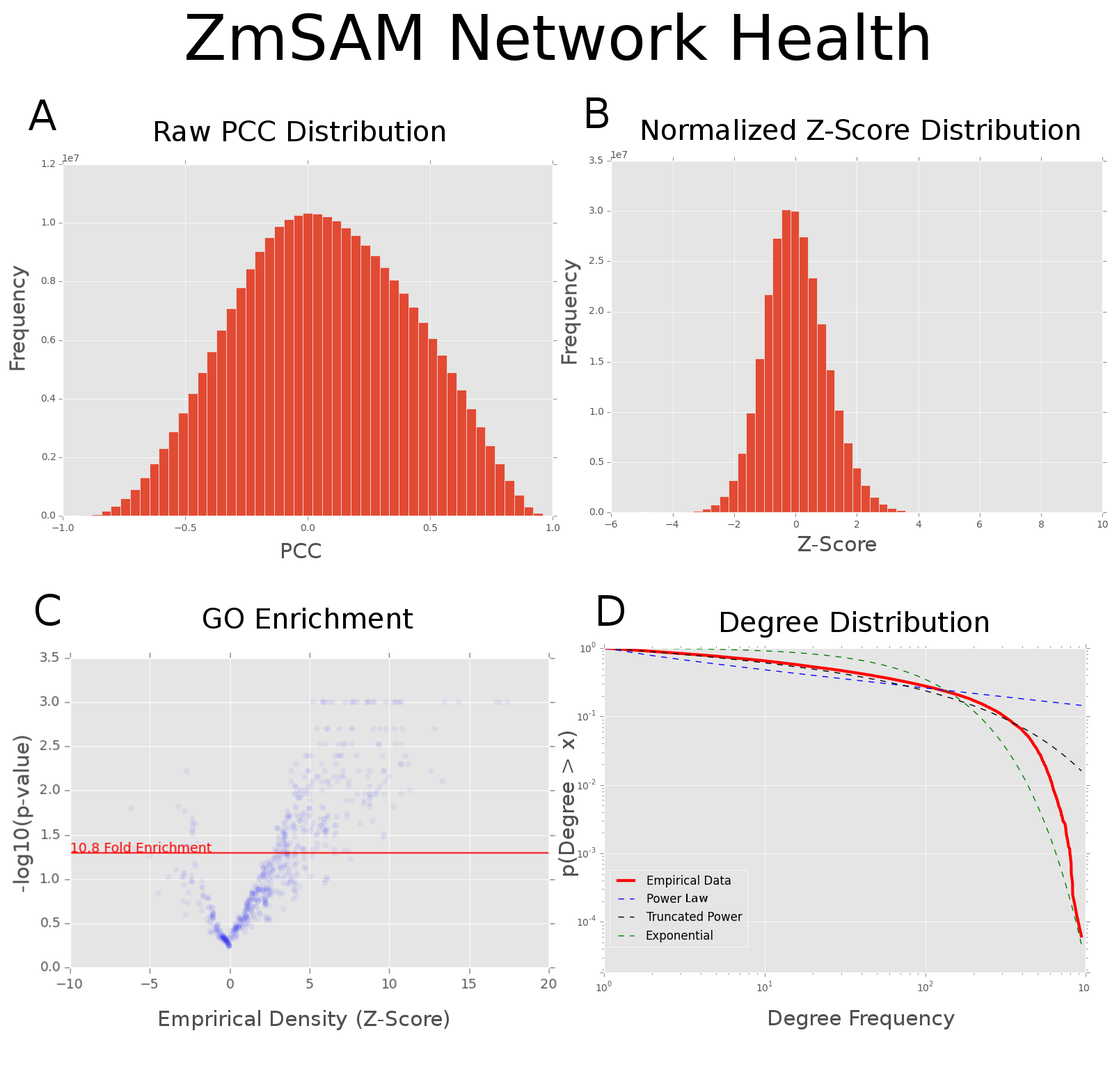
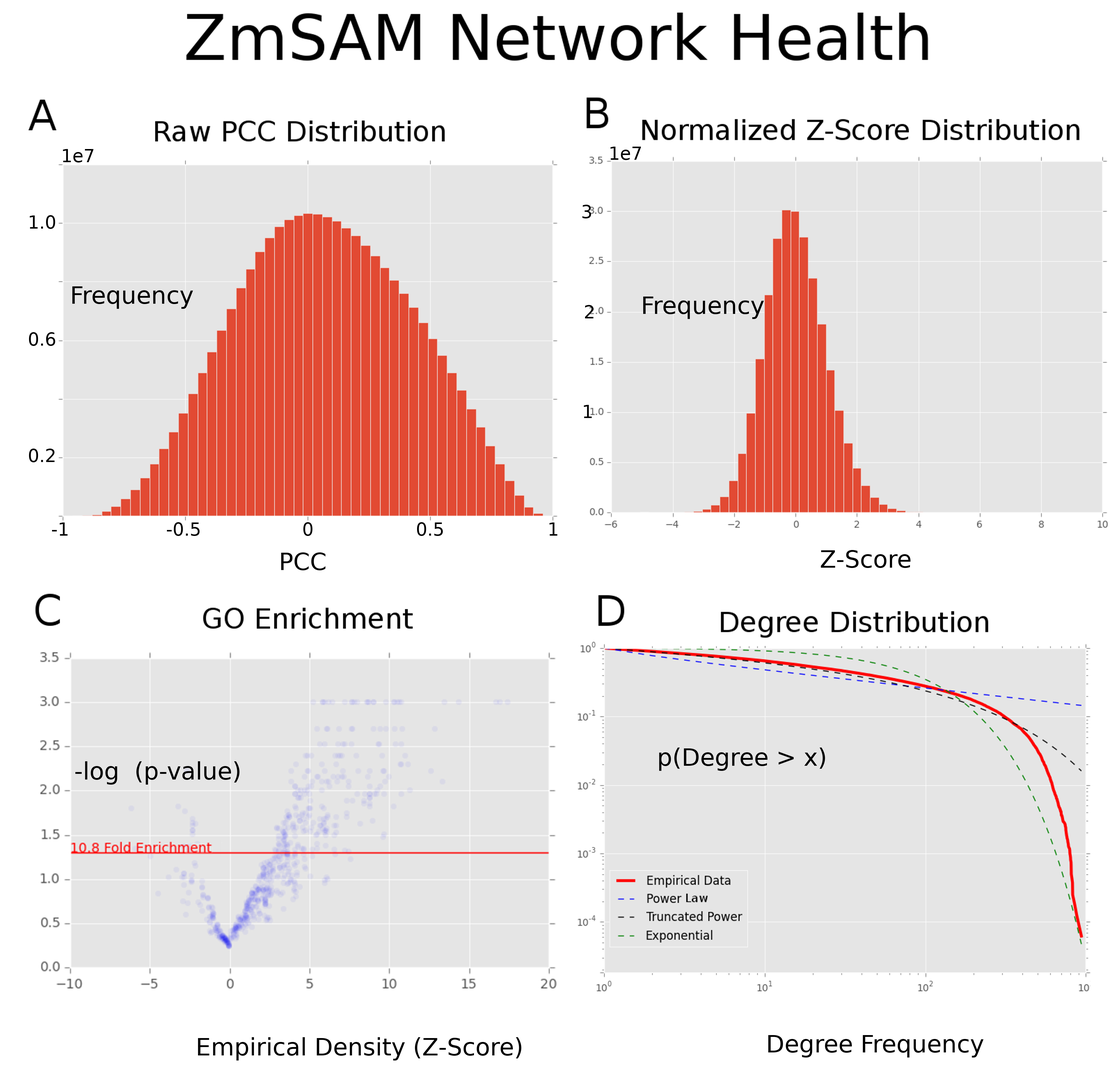
Two versions of the same layered image (1119×1065). Layer-by-layer changes:
removed layer "Empirical Density" over [159, 1009, 449, 1031]
removed layer "Degree Freq" over [768, 1009, 955, 1030]
removed layer "Pasted Layer #1" over [557, 731, 579, 876]
removed layer "Pasted Layer" over [8, 258, 877, 892]
added layer "1e7 #1" above "1e7" over [610, 146, 642, 161]
added layer "1e7" above "0.2" over [62, 148, 94, 163]
added layer "0.2" above "0.6" over [28, 448, 55, 463]
added layer "0.6" above "1.0" over [28, 332, 56, 346]
added layer "1.0" above "Frequency" over [29, 215, 56, 229]
added layer "Frequency" above "-log (p-value)" over [643, 296, 764, 319]
added layer "-log (p-value)" above "p(Degree > x)" over [75, 761, 240, 785]
added layer "p(Degree > x)" above "Empirical Density (Z-Score)" over [659, 747, 826, 771]
added layer "Empirical Density (Z-Score)" above "Degree Frequency" over [197, 1036, 522, 1061]
added layer "Degree Frequency" above "Z-Score" over [767, 1034, 983, 1058]
added layer "Z-Score" above "PCC" over [820, 549, 911, 568]
added layer "PCC" above "Frequency #1" over [281, 552, 326, 571]
added layer "Frequency #1" above "1" over [72, 286, 193, 309]
added layer "0.5" above "0" over [416, 522, 443, 536]
added layer "0" above "-0.5" over [303, 522, 313, 536]
added layer "-0.5" above "-1" over [166, 522, 200, 536]
added layer "-1" above "1 #1" over [52, 522, 68, 536]
added layer "2" above "3" over [584, 304, 594, 319]
added layer "3" above "Supp Fig 2 - ZmSAM Health.tiff" over [582, 204, 591, 219]
painted on "Supp Fig 2 - ZmSAM Health.tiff" over [17, 146, 742, 1031]
…and 2 more changes (2 added)
